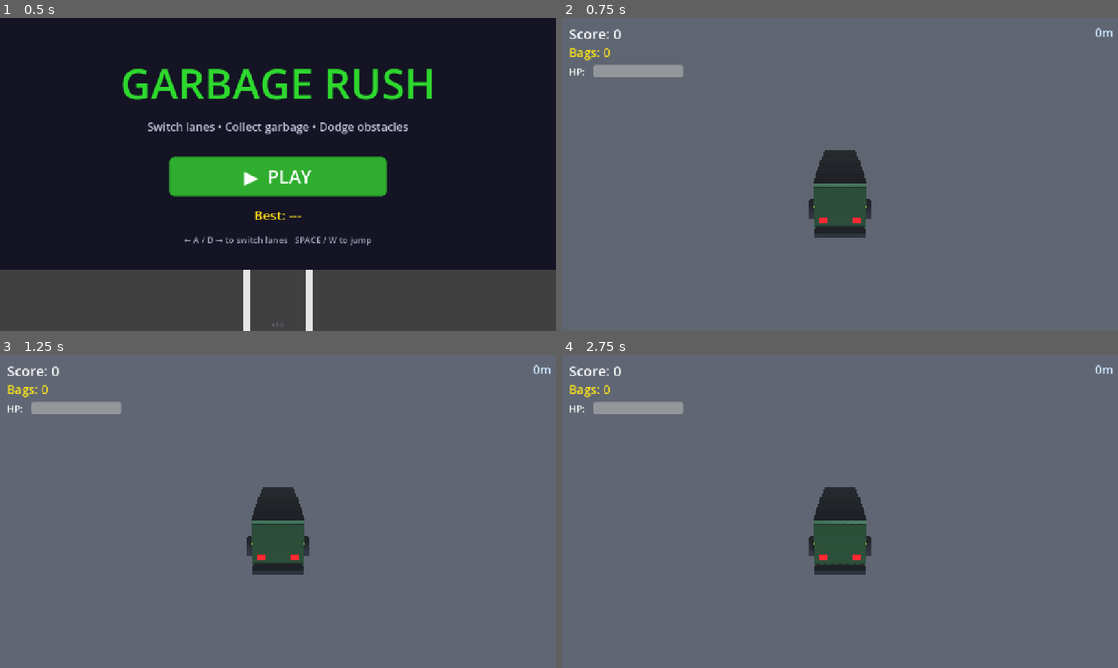
Above: before the commit, frames 1-4 (two rows, left to right).
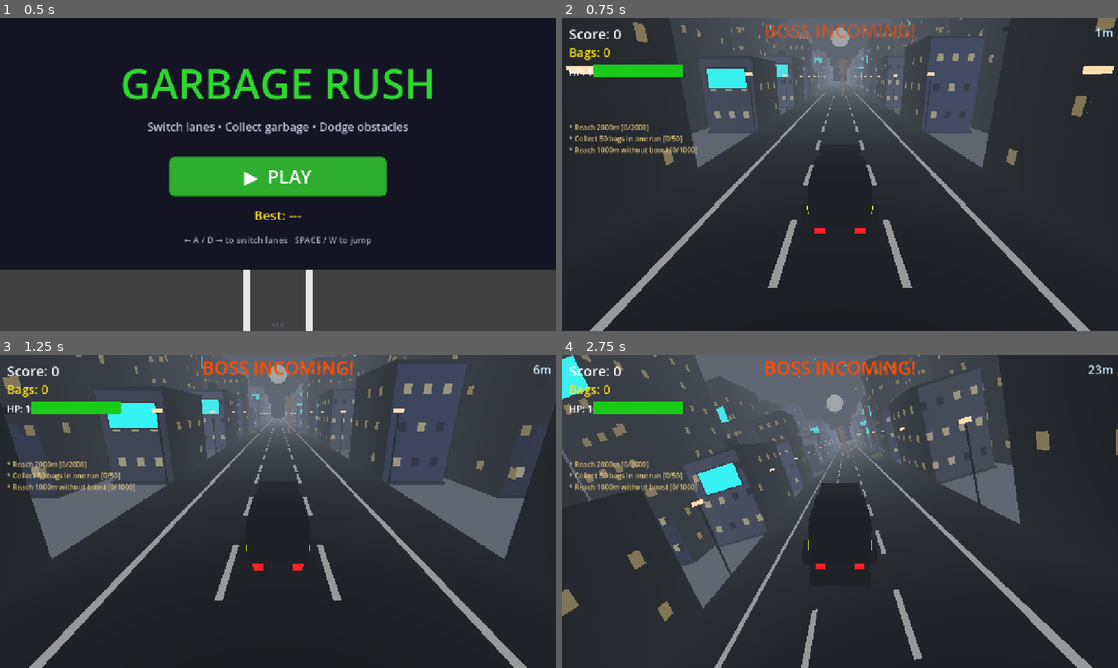
Above: after the commit, the same moments.

Repository: bhavyat81/runner
Game: Godot game, scene res://scenes/main_menu.tscn
Two runs of this game, one before a commit and one after it. Both use one fixed random seed, a clock stepped at 60 frames per second and the inputs below.
Inputs (mouse positions are in pixels of both pictures, inside the frame that each line leads up to):
- Up to frame 1 (0.5 s): no input
- Up to frame 2 (0.75 s): click "▶ PLAY" at 0.5 s
- Up to frame 3 (1.25 s): no input
- Up to frame 4 (2.75 s): move the mouse to (962, 495) at 1.27 s; hold D (move_right) 1.28-2.03 s; click (962, 495) at 1.42 s; tap Space (jump) at 1.52, 2.27 s; move the mouse to (728, 527) at 2.02 s; hold A (move_left) from 2.03 s (still down)

Frame 1 is identical in both runs. In frame 2, 92% of the frame differs, in the area x 0-100%, y 0-100%; in frame 3, 88%; in frame 4, 88%.
Error before the commit: Invalid access to property or key 'day_of_year' on a base object of type 'Dictionary'. (res://scripts/game_manager.gd:325)

Commit message:
Fix 3 parse/runtime errors: day_of_year, duplicate functions, get() args
Co-authored-by: bhavyat81 <233542359+bhavyat81@users.noreply.github.com>

Diff:
--- a/scripts/building.gd
+++ b/scripts/building.gd
@@ -185,106 +185,3 @@
 		structure.material_override = structure_mat
 		structure.position = Vector3(randf_range(-1.0, 1.0), height + 0.8, 0.0)
 		add_child(structure)
-	# Create two window materials — lit and dark
-	var lit_mat := StandardMaterial3D.new()
-	lit_mat.albedo_color = Color(1.0, 0.95, 0.7, 1.0)
-	lit_mat.emission_enabled = true
-	lit_mat.emission = Color(1.0, 0.9, 0.6, 1.0)
-	lit_mat.emission_energy_multiplier = 0.5
-
-	var dark_mat := StandardMaterial3D.new()
-	dark_mat.albedo_color = Color(0.15, 0.2, 0.3, 1.0)
-
-	var win_mesh := BoxMesh.new()
-	win_mesh.size = Vector3(0.45, 0.55, 0.06)
-
-	var floors := int(height / 2.2)
-	var cols := maxi(int(width / 1.2), 1)
-	var start_x := -(cols - 1) * 0.6
-
-	# Front face windows
-	for f in range(floors):
-		var y_pos := 1.5 + f * 2.2
-		if y_pos >= height - 0.8:
-			break
-		for c in range(cols):
-			var win := MeshInstance3D.new()
-			win.mesh = win_mesh
-			# 70% chance of lit window
-			win.material_override = lit_mat if randf() < 0.7 else dark_mat
-			var x_offset := start_x + c * 1.2
-			win.position = Vector3(x_offset, y_pos, depth * 0.5 + 0.03)
-			add_child(win)
-
-	# Side face windows (visible from camera angle)
-	var side_win_mesh := BoxMesh.new()
-	side_win_mesh.size = Vector3(0.06, 0.55, 0.45)
-
-	var side_cols := maxi(int(depth / 2.5), 1)
-	for f in range(floors):
-		var y_pos := 1.5 + f * 2.2
-		if y_pos >= height - 0.8:
-			break
-		for c in range(side_cols):
-			# Left side of building
-			var win_l := MeshInstance3D.new()
-			win_l.mesh = side_win_mesh
-			win_l.material_override = lit_mat if randf() < 0.5 else dark_mat
-			var z_offset := -depth * 0.3 + c * 2.5
-			win_l.position = Vector3(-width * 0.5 - 0.03, y_pos, z_offset)
-			add_child(win_l)
-
-			# Right side of building
-			var win_r := MeshInstance3D.new()
-			win_r.mesh = side_win_mesh
-			win_r.material_override = lit_mat if randf() < 0.5 else dark_mat
-			win_r.position = Vector3(width * 0.5 + 0.03, y_pos, z_offset)
-			add_child(win_r)
-
-func _add_ledges(height: float, width: float, depth: float, color: Color) -> void:
-	var ledge_mat := StandardMaterial3D.new()
-	ledge_mat.albedo_color = color.darkened(0.15)
-
-	var ledge_mesh := BoxMesh.new()
-	ledge_mesh.size = Vector3(width + 0.3, 0.15, depth + 0.3)
-
-	# Base ledge
-	var base := MeshInstance3D.new()
-	base.mesh = ledge_mesh
-	base.material_override = ledge_mat
-	base.position.y = 0.08
-	add_child(base)
-
-	# Middle ledge (if tall enough)
-	if height > 8.0:
-		var mid := MeshInstance3D.new()
-		mid.mesh = ledge_mesh
-		mid.material_override = ledge_mat
-		mid.position.y = height * 0.5
-		add_child(mid)
-
-func _add_roof(height: float, width: float, depth: float) -> void:
-	# Flat roof cap with slightly different shade
-	var roof_mat := StandardMaterial3D.new()
-	roof_mat.albedo_color = Color(0.35, 0.33, 0.3, 1.0)
-
-	var roof_mesh := BoxMesh.new()
-	roof_mesh.size = Vector3(width + 0.1, 0.2, depth + 0.1)
-
-	var roof := MeshInstance3D.new()
-	roof.mesh = roof_mesh
-	roof.material_override = roof_mat
-	roof.position.y = height + 0.1
-	add_child(roof)
-
-	# Random chance of rooftop structure (AC unit / water tank)
-	if randf() < 0.4:
-		var structure_mat := StandardMaterial3D.new()
-		structure_mat.albedo_color = Color(0.4, 0.4, 0.42, 1.0)
-		var struct_mesh := BoxMesh.new()
-		struct_mesh.size = Vector3(1.0, 1.2, 1.0)
-		var structure := MeshInstance3D.new()
-		structure.mesh = struct_mesh
-		structure.material_override = structure_mat
-		structure.position = Vector3(randf_range(-1.0, 1.0), height + 0.8, 0.0)
-		add_child(structure)
--- a/scripts/game.gd
+++ b/scripts/game.gd
@@ -217,7 +217,8 @@
 				child.queue_free()
 	if traffic_container:
 		for child in traffic_container.get_children():
-			var car_spd: float = spd * (1.0 + child.get("speed_offset", 0.0))
+			var speed_offset = child.get("speed_offset")
+			var car_spd: float = spd * (1.0 + (speed_offset if speed_offset != null else 0.0))
 			child.position.z += car_spd * delta
 			if child.position.z >= DESPAWN_Z or child.position.z <= SPAWN_Z * 2.0:
 				child.queue_free()
--- a/scripts/game_manager.gd
+++ b/scripts/game_manager.gd
@@ -322,7 +322,8 @@
 
 # --- Daily challenges ---
 func _init_daily_challenges() -> void:
-	var today: int = Time.get_date_dict_from_system().day_of_year
+	var date := Time.get_date_dict_from_system()
+	var today: int = date["month"] * 31 + date["day"]
 	var loaded_day: int = _daily_challenge_day
 	if loaded_day != today:
 		# New day — pick 3 challenges based on day-of-year seed
